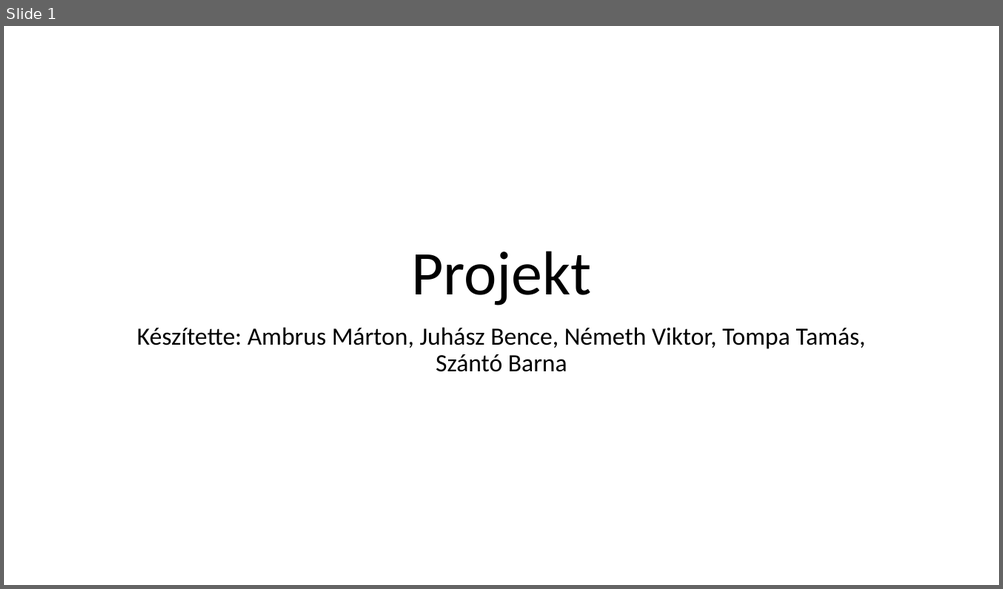
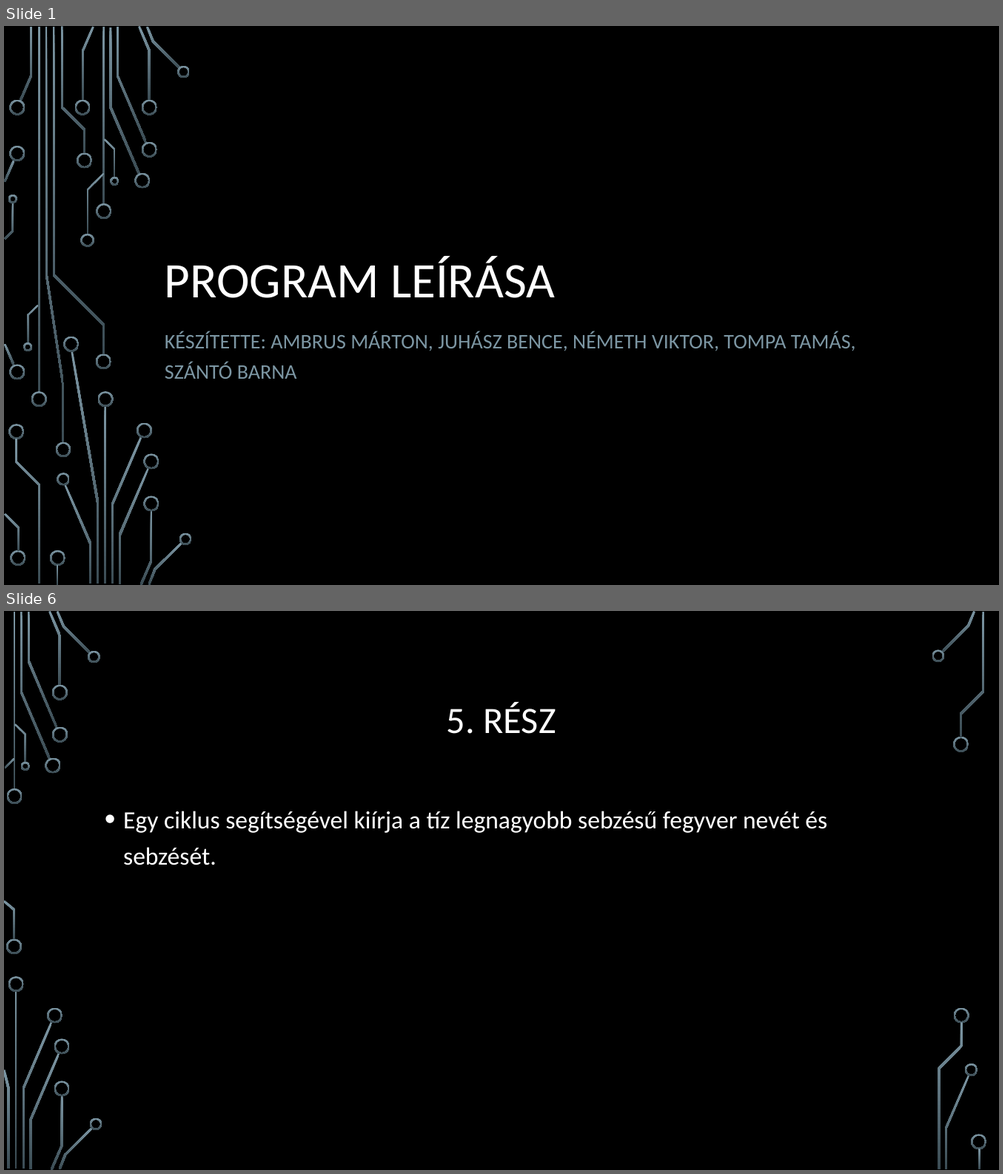
Before and after one commit to vbrine/python-progi, a slide deck: program.pptx. Shown one above the other, each under a label of ours: slide 1 before the commit, slides 1 and 6 after it; the slides between them are not shown. The pictures are 1003x589 and 1003x1174 pixels, drawn with LibreOffice and Linux fonts; fonts in the diff are those of the drawing; background and template pictures are left out. Boxes give left, top, right and bottom in pixels: in the first picture for what was removed or moved away, otherwise in the second. Text is boxed around its words. In the diff, an @@ line names an element or a change of style, - is before the commit and + after.

```diff
--- a/program.pptx
+++ b/program.pptx
@@ slide 6 added at (4, 611, 999, 1170), background picture (left out) @@
@@ title added at (447, 703, 555, 734), 36 pt, text #FFFFFF @@
+5. RÉSZ
@@ text added at (123, 811, 827, 866), 24 pt, text #FFFFFF @@
+• Egy ciklus segítségével kiírja a tíz legnagyobb sebzésű fegyver nevét és sebzését.
@@ group added at (4, 611, 987, 1170): 33 freeform shapes, 3 rectangles @@
@@ slide 1 changed as well @@
@@ background #FFFFFF to picture (left out) @@
@@ title at (165, 256, 555, 298): text changed; size 60 to 48 pt; text colour #000000 to #FFFFFF @@
-Projekt
+PROGRAM LEÍRÁSA
@@ subtitle at (165, 332, 856, 379): text changed; size 24 to 20 pt; text colour #000000 to #7C96A3 @@
-Készítette: Ambrus Márton, Juhász Bence, Németh Viktor, Tompa Tamás, Szántó Barna
+KÉSZÍTETTE: AMBRUS MÁRTON, JUHÁSZ BENCE, NÉMETH VIKTOR, TOMPA TAMÁS, SZÁNTÓ BARNA
@@ group added at (4, 26, 192, 585): 50 freeform shapes, 4 rectangles @@
```
Also in this commit, not shown: 4 other slides added, 1 slide removed.
